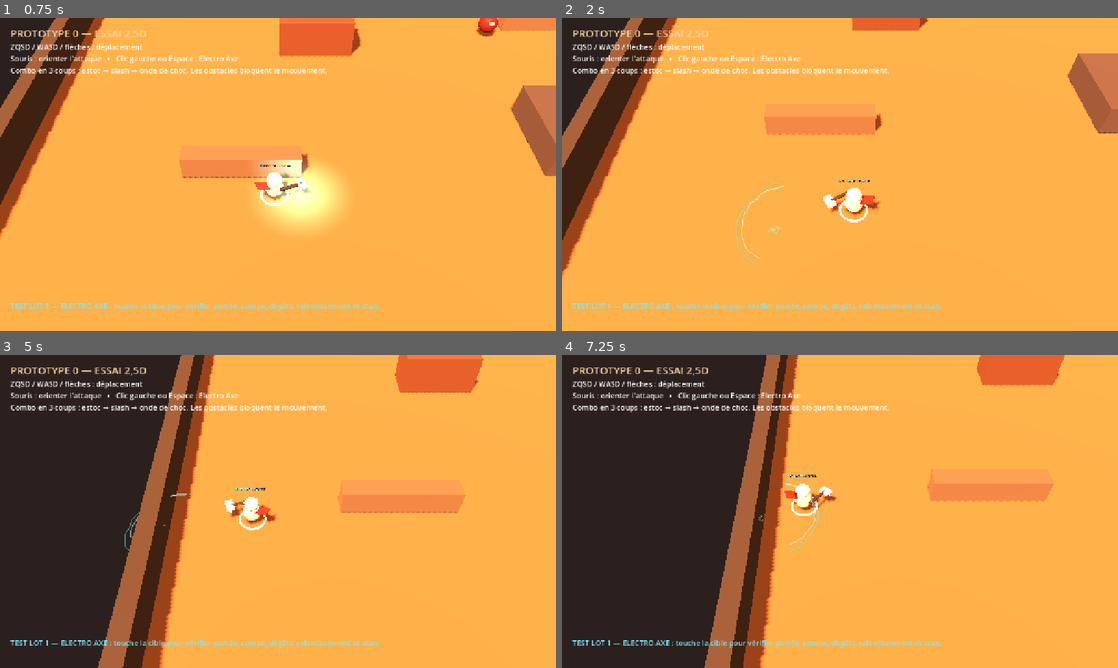
Above: before the commit, frames 1-4 (two rows, left to right).
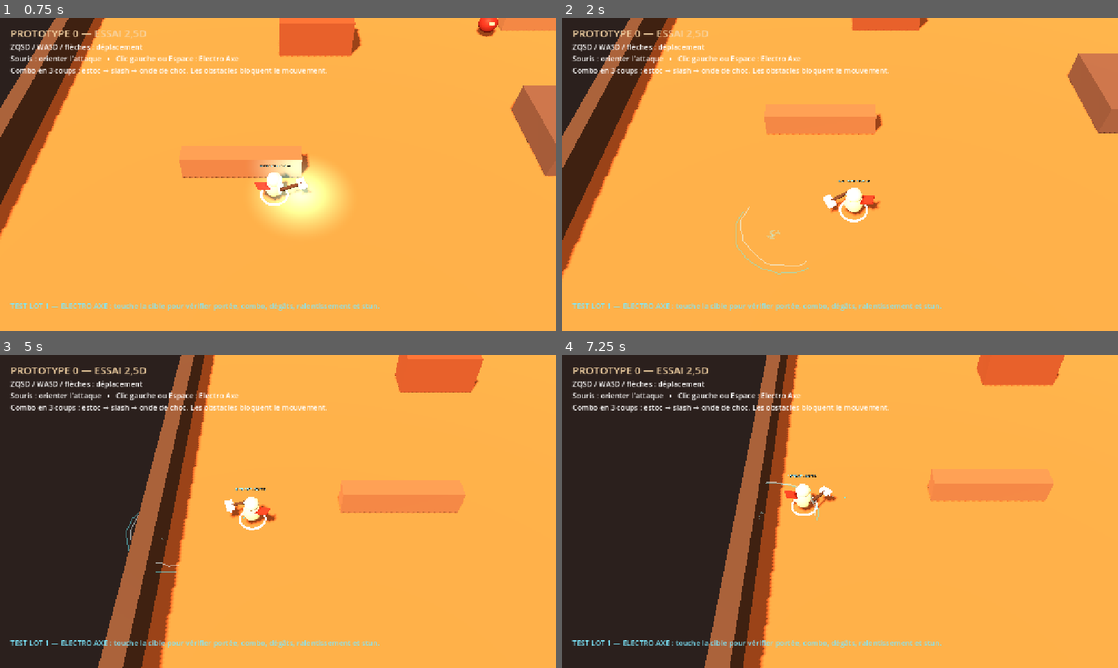
Above: after the commit, the same moments.

Repository: aKoMoses/PROTOTYPE-V0.1
Game: Godot game, scene res://scenes/main.tscn
The game is run twice, just before and just after one commit, with the same random seed, the same clock (stepped at 60 frames per second) and the same inputs.
Inputs (mouse positions are in pixels of both pictures, inside the frame that each line leads up to):
- Up to frame 1 (0.75 s): move the mouse to (400, 158) at 0.52 s; hold D from 0.53 s (still down); hold Q from 0.53 s (still down); click (400, 158) at 0.67 s
- Up to frame 2 (2 s): tap Space at 0.77, 1.52 s; move the mouse to (728, 190) at 1.27 s; release D at 1.28 s; release Q at 1.28 s; hold S from 1.28 s (still down); tap Z at 1.35 s
- Up to frame 3 (5 s): move the mouse to (333, 442) at 2.02 s; release S at 2.03 s; hold D 2.03-2.78 s; hold Q 2.03-2.78 s; move the mouse to (250, 574) at 2.77 s; hold W 2.78-3.53 s; tap Z at 2.85, 4.35 s; click (250, 574) at 2.92 s; tap Space at 3.02, 3.77, 4.52 s; move the mouse to (444, 558) at 3.52 s; hold Q 3.53-4.28 s; hold A from 3.53 s (still down); move the mouse to (111, 464) at 4.27 s
- Up to frame 4 (7.25 s): move the mouse to (867, 511) at 5.02 s; release A at 5.03 s; hold S 5.03-5.78 s; hold Q 5.03-5.78 s; click (867, 511) at 5.17 s; move the mouse to (756, 433) at 5.77 s; hold D 5.78-6.53 s; tap Z at 5.85 s; tap Space at 6.02, 6.77 s; move the mouse to (962, 495) at 6.52 s; hold W from 6.53 s (still down); hold Q from 6.53 s (still down)

Frame 1 is identical in both runs. In frame 2, 0.2% of the frame differs, in the area x 31-45%, y 53-82%; in frame 3, 0.1%; in frame 4, 0.1%.

Commit message:
Follow animated axe orientation during movement

Diff:
--- a/scripts/player.gd
+++ b/scripts/player.gd
@@ -121,10 +121,11 @@
 		if not is_inside_tree():
 			return
 		var tip_position := _axe_tip.global_position if _axe_tip != null else global_position + Vector3.UP * 0.96 + aim_direction * 1.68
+		var tip_forward := _get_axe_forward()
 		var effect_point := impact_point
 		if step == 2:
 			effect_point = Vector3(tip_position.x, 0.0, tip_position.z)
-		_show_attack_hitbox(step, effect_point, did_hit, tip_position)
+		_show_attack_hitbox(step, effect_point, did_hit, tip_position, tip_forward)
 		if not did_hit or target == null or not is_instance_valid(target):
 			return
 		if step == 2 and critical_hit:
@@ -232,14 +233,24 @@
 
 func _create_axe_lightning(step: int, tip_position: Vector3) -> void:
 	var blade_origin := tip_position
-	var blade_end := tip_position + aim_direction * (0.75 if step == 0 else 0.45)
+	var forward := _get_axe_forward()
+	var blade_end := tip_position + forward * (0.75 if step == 0 else 0.45)
 	var bolt_color := Color("#8ff7ff")
 	for index in range(3 if step < 2 else 6):
-		var side := Vector3.UP * randf_range(-0.20, 0.30) + Vector3(-aim_direction.z, 0.0, aim_direction.x) * randf_range(-0.45, 0.45)
+		var side := Vector3.UP * randf_range(-0.20, 0.30) + Vector3(-forward.z, 0.0, forward.x) * randf_range(-0.45, 0.45)
 		_create_lightning_arc(blade_origin + side, blade_end + side * 0.3, bolt_color, 0.04, 0.26 if step < 2 else 0.42)
 
 
-func _spawn_particle_burst(origin: Vector3, color: Color, amount: int, lifetime: float, speed: float, particle_scale: float) -> void:
+func _get_axe_forward() -> Vector3:
+	if _axe_tip != null:
+		var forward := -_axe_tip.global_transform.basis.z
+		forward.y = 0.0
+		if forward.length_squared() > 0.001:
+			return forward.normalized()
+	return aim_direction
+
+
+func _spawn_particle_burst(origin: Vector3, color: Color, amount: int, lifetime: float, speed: float, particle_scale: float, emission_direction: Vector3 = Vector3.UP, emission_spread: float = 180.0) -> void:
 	var particles := GPUParticles3D.new()
 	particles.amount = amount
 	particles.lifetime = lifetime
@@ -248,7 +259,7 @@
 	particles.visibility_aabb = AABB(Vector3(-8.0, -8.0, -8.0), Vector3(16.0, 16.0, 16.0))
 	var process_material := ParticleProcessMaterial.new()
 	process_material.direction = Vector3.UP
-	process_material.spread = 180.0
+	process_material.spread = emission_spread
 	process_material.initial_velocity_min = speed * 0.55
 	process_material.initial_velocity_max = speed
 	process_material.gravity = Vector3(0.0, -10.0, 0.0)
@@ -262,28 +273,31 @@
 	particles.draw_pass_1 = particle_mesh
 	get_tree().current_scene.add_child(particles)
 	particles.global_position = origin
+	if emission_direction != Vector3.UP and emission_direction.length_squared() > 0.001:
+		process_material.direction = Vector3.FORWARD
+		particles.look_at(origin + emission_direction.normalized(), Vector3.UP)
 	particles.emitting = true
 	get_tree().create_timer(lifetime + 0.35).timeout.connect(particles.queue_free)
 
 
-func _play_impact_fx(step: int, impact_point: Vector3, did_hit: bool, tip_position: Vector3) -> void:
+func _play_impact_fx(step: int, impact_point: Vector3, did_hit: bool, tip_position: Vector3, tip_forward: Vector3) -> void:
 	_create_axe_lightning(step, tip_position)
 	if step == 0:
 		var start := tip_position
-		var end := impact_point + Vector3.UP * 0.92 if did_hit else tip_position + aim_direction * 1.0
+		var end := impact_point + Vector3.UP * 0.92 if did_hit else tip_position + tip_forward * 1.0
 		for index in range(3):
 			_create_lightning_arc(start + Vector3.UP * (float(index) - 1.0) * 0.08, end + Vector3.UP * (float(index) - 1.0) * 0.08, Color("#67eaff") if index < 2 else Color("#d2fcff"), 0.05, 0.30)
-		_spawn_particle_burst(tip_position, Color("#a9f5ff"), 16 if did_hit else 8, 0.32, 5.0, 0.16)
+		_spawn_particle_burst(tip_position, Color("#a9f5ff"), 16 if did_hit else 8, 0.32, 5.0, 0.16, tip_forward, 42.0)
 		if did_hit:
 			_create_hit_flash(impact_point, Color("#a9f5ff"), 0.65)
 	elif step == 1:
 		var center := tip_position
-		var forward := aim_direction
+		var forward := tip_forward
 		var side := Vector3(-forward.z, 0.0, forward.x)
 		var reach := AXE_RANGE[1] if not did_hit else maxf(0.5, (impact_point - global_position).length())
 		_create_cleave_arc(center, forward, side, reach, 0.0, Color("#52e7ff"), 0.32)
 		_create_cleave_arc(center + Vector3.UP * 0.10, forward, side, reach * 0.92, 0.12, Color("#d5fcff"), 0.38)
-		_spawn_particle_burst(tip_position, Color("#55e9ff"), 22 if did_hit else 12, 0.42, 4.0, 0.14)
+		_spawn_particle_burst(tip_position, Color("#55e9ff"), 22 if did_hit else 12, 0.42, 4.0, 0.14, tip_forward, 70.0)
 		if did_hit:
 			_create_hit_flash(impact_point, Color("#72edff"), 0.8)
 	else:
@@ -519,7 +533,7 @@
 	tween.tween_callback(spark.queue_free)
 
 
-func _show_attack_hitbox(step: int, impact_point: Vector3 = Vector3.ZERO, did_hit: bool = false, tip_position: Vector3 = Vector3.ZERO) -> void:
+func _show_attack_hitbox(step: int, impact_point: Vector3 = Vector3.ZERO, did_hit: bool = false, tip_position: Vector3 = Vector3.ZERO, tip_forward: Vector3 = Vector3.ZERO) -> void:
 	if SHOW_DEBUG_HITBOX:
 		var hitbox := MeshInstance3D.new()
 		hitbox.name = "AxeHitbox"
@@ -545,7 +559,9 @@
 		impact_point = global_position + aim_direction * AXE_RANGE[step]
 	if tip_position == Vector3.ZERO:
 		tip_position = _axe_tip.global_position if _axe_tip != null else global_position + Vector3.UP * 0.96 + aim_direction * 1.68
-	_play_impact_fx(step, impact_point, did_hit, tip_position)
+	if tip_forward == Vector3.ZERO:
+		tip_forward = _get_axe_forward()
+	_play_impact_fx(step, impact_point, did_hit, tip_position, tip_forward)
 
 
 func _build_collision() -> void:
